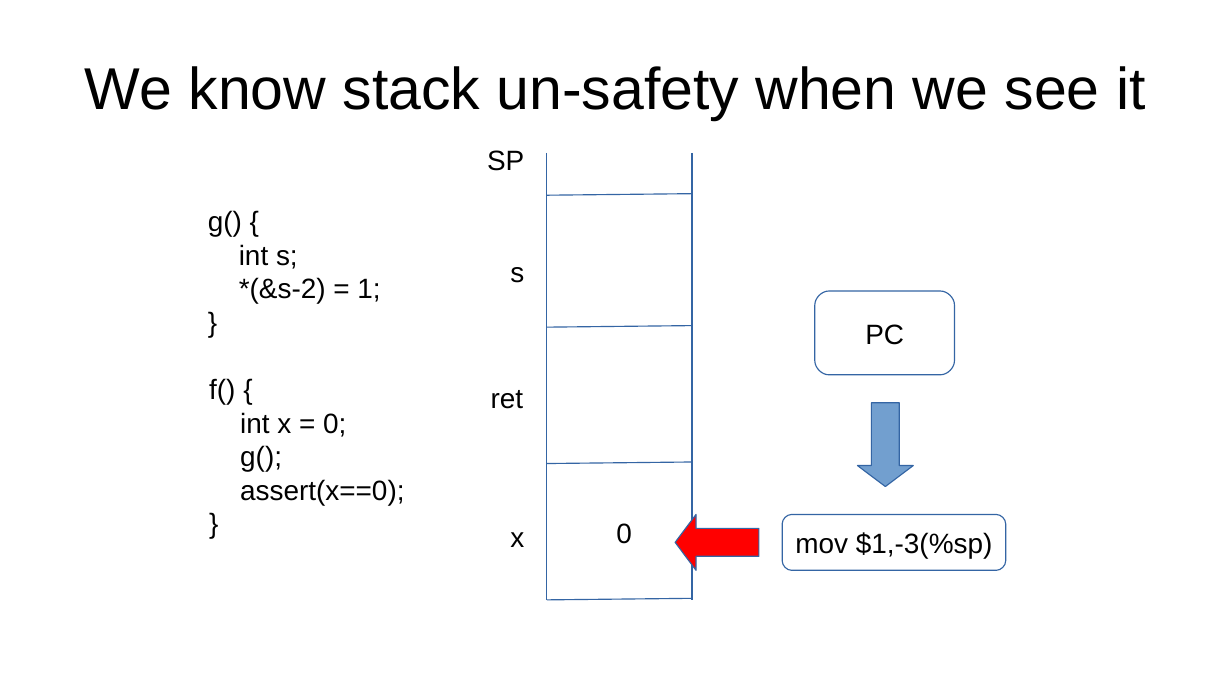
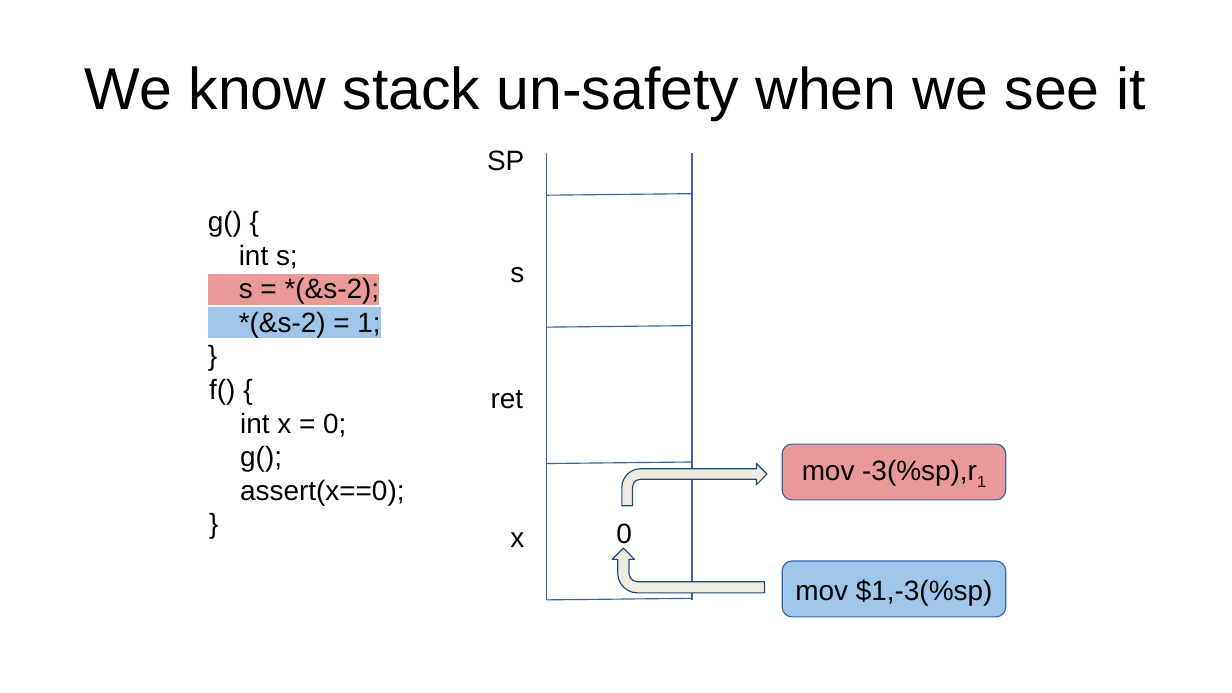
Before and after one commit to bcpierce00/interfering, a slide deck: slide 2 of short/slides.pptx. Drawn at 1232x693 pixels with LibreOffice and Linux fonts; fonts in the diff are those of the drawing. Boxes give left, top, right and bottom in pixels: in the first picture for what was removed or moved away, otherwise in the second. Text is boxed around its words. In the diff, an @@ line names an element or a change of style, - is before the commit and + after.

Commit message:
Update to slides

```diff
--- a/short/slides.pptx
+++ b/short/slides.pptx
@@ text at box(239, 277, 380, 304): paragraph added @@
+s = *(&s-2);
@@ freeform shape removed at box(815, 291, 955, 375) @@
-PC
@@ text at box(239, 311, 380, 337): highlight none to #9FC5E8 in "*(&s-2) = 1;" @@
@@ freeform shape removed at box(857, 402, 913, 486) @@
@@ freeform shape added at box(783, 444, 1006, 500), fill #EA9999, outline #3465A4 0.75 pt, 18 pt, text #000000 @@
+mov -3(%sp),r1
@@ bent arrow added at box(623, 464, 768, 506), fill #EEECE1, outline #1F497D 0.75 pt @@
@@ freeform shape removed at box(675, 514, 759, 570) @@
@@ bent arrow added at box(613, 548, 765, 593), fill #EEECE1, outline #1F497D 0.75 pt @@
@@ freeform shape "mov $1,-3(%sp)": place and size @@
-freeform shape "mov $1,-3(%sp)" at box(783, 514, 1006, 570)
+freeform shape "mov $1,-3(%sp)" at box(783, 561, 1006, 617)
@@ freeform shape "mov $1,-3(%sp)" at box(783, 561, 1006, 617): fill none to #9FC5E8 @@
```
Also in this commit, not shown: 2 other slides changed, 1 slide added, 1 slide removed, 1 other file.
